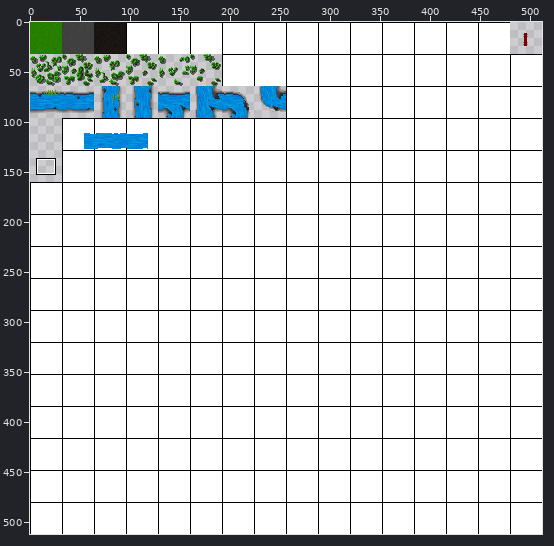
File history of a sprite sheet, tilesheet.png. Above, an overview of the earlier version with the close-up marked.
Close-up. As it was:
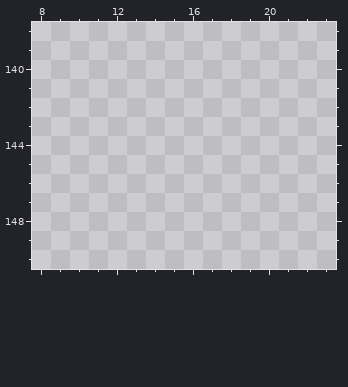
The file is 512x512 pixels. Pixels under 10% opacity are left out. Colours within 5 levels of each other are drawn and written as one. Shown: x 8..23, y 138..150. The commit also changed other parts of the picture, which this record leaves out.
Palette (. is transparent): 
Once edited:
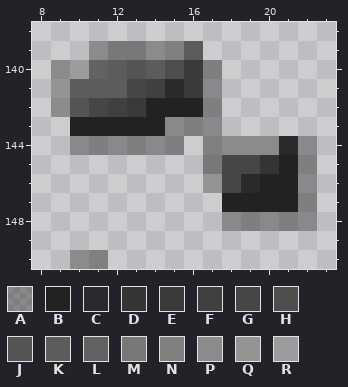
Colours new in this view: A #00000054  B #222222  C #2a2a2d  D #343434  E #3a3a3a  F #404040  G #464646  H #4e4e4e  J #545454  K #5c5c5c  L #626262  M #787878  N #808080  P #8b8b8b  Q #949494  R #9c9c9c
Difference:
Changed rows in their new state; - is an unchanged pixel.
first column x 9:
139 --PMMPNK------
140 PRLKJKHEA-----
141 QKKKGFCEA-----
142 PJGFEBBBA-----
143 -BBBBBAAA-----
144 -AAAAAA-NPPPCA
145 --------MGGDBA
146 --------QGCBBA
147 ---------BBBBA
148 ---------AAAAA
150 -PN-----------
